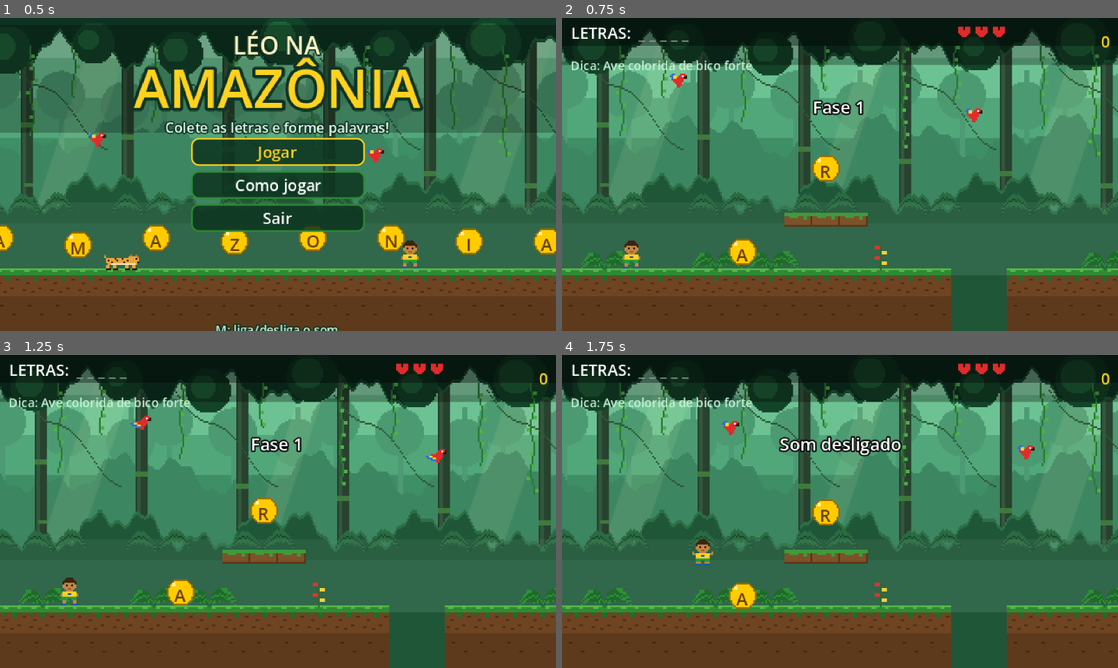
Above: before the commit, frames 1-4 (two rows, left to right).
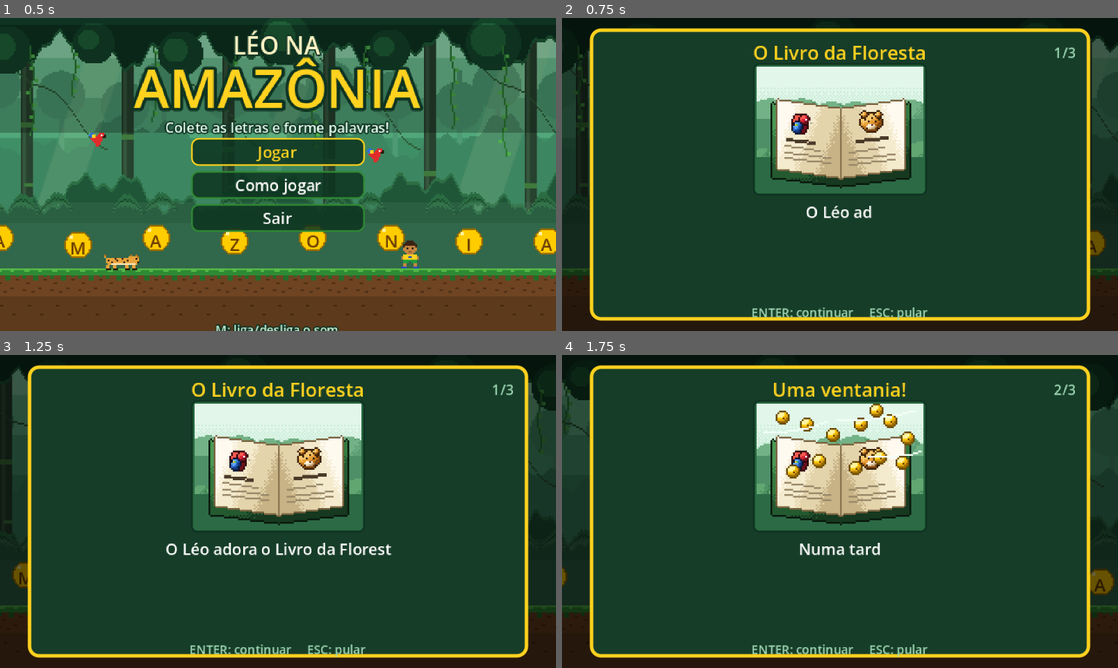
Above: after the commit, the same moments.

Repository: RicardoFissmer/leo-na-amazonia
Game: Godot game, scene res://scenes/main.tscn
The game is run twice, just before and just after one commit, with the same random seed, the same clock (stepped at 60 frames per second) and the same inputs.
Inputs (mouse positions are in pixels of both pictures, inside the frame that each line leads up to):
- Up to frame 1 (0.5 s): no input
- Up to frame 2 (0.75 s): click "Jogar" at 0.5 s
- Up to frame 3 (1.25 s): no input
- Up to frame 4 (1.75 s): tap Enter (confirmar) at 1.25, 1.35 s; move the mouse to (962, 495) at 1.27 s; hold Right (direita) from 1.28 s (still down); click (962, 495) at 1.42 s; tap Space (pular) at 1.52 s; tap M (som) at 1.55 s

Frame 1 is identical in both runs. In frame 2, 89% of the frame differs, in the area x 0-100%, y 2-100%; in frame 3, 89%; in frame 4, 89%.

Commit message:
v1.4: história do Livro da Floresta e tutorial na fase 1
Ajustes a partir da aula "PAC - Jogos: Quem vai querer jogar?":
- História: telas de abertura (o livro da vovó Lúcia perde as letras numa
  ventania) e de final (livro completo + pontuação). Texto aparece aos poucos,
  ENTER/clique avança, ESC pula.
- Tutorial na fase 1: uma dica por vez, no momento certo, que some quando o
  jogador faz a ação. Na parte do tutorial errar não tira vida e o Léo volta
  para logo antes do obstáculo.
- Mensagens ficam mais tempo na tela; o início da fase mostra a dica.
- README e GDD atualizados (sinopse, fluxo da primeira partida, versão 1.4).

Co-Authored-By: Claude Opus 5.5 <noreply@anthropic.com>

Diff:
--- /dev/null
+++ b/scripts/historia.gd
@@ -0,0 +1,152 @@
+extends CanvasLayer
+## Telas da história (começo e fim do jogo): uma imagem e um texto por página.
+## O texto aparece aos poucos; ENTER/ESPAÇO/clique mostra tudo ou passa para a próxima página.
+## ESC pula a história.
+
+const LETRAS_POR_SEGUNDO := 45.0
+
+var paginas: Array = []  # cada uma: {"titulo": ..., "imagem": caminho, "texto": ...}
+var atual := 0
+var ao_terminar: Callable
+var texto_ultima := "começar"  # o que o ENTER faz na última página
+var espera := 0.0
+var letras_visiveis := 0.0
+
+var titulo: Label
+var imagem: TextureRect
+var texto: Label
+var contador: Label
+var rodape: Label
+
+
+func _ready() -> void:
+	layer = 6
+	visible = false
+
+	var escuro := ColorRect.new()
+	escuro.color = Color(0, 0, 0, 0.6)
+	escuro.size = Vector2(320, 180)
+	escuro.gui_input.connect(_ao_clicar)
+	add_child(escuro)
+
+	var caixa := Panel.new()
+	caixa.position = Vector2(16, 6)
+	caixa.size = Vector2(288, 168)
+	caixa.mouse_filter = Control.MOUSE_FILTER_IGNORE
+	var estilo := StyleBoxFlat.new()
+	estilo.bg_color = Color("163d28")
+	estilo.border_color = Color("ffd21f")
+	estilo.set_border_width_all(2)
+	estilo.set_corner_radius_all(6)
+	caixa.add_theme_stylebox_override("panel", estilo)
+	add_child(caixa)
+
+	titulo = _label(caixa, Vector2(0, 3), Vector2(288, 15), 11, Color("ffd21f"))
+	titulo.horizontal_alignment = HORIZONTAL_ALIGNMENT_CENTER
+	contador = _label(caixa, Vector2(234, 3), Vector2(46, 15), 8, Color("9fd9b5"))
+	contador.horizontal_alignment = HORIZONTAL_ALIGNMENT_RIGHT
+
+	var moldura := Panel.new()
+	moldura.position = Vector2(94, 20)
+	moldura.size = Vector2(100, 76)
+	moldura.mouse_filter = Control.MOUSE_FILTER_IGNORE
+	var estilo_moldura := StyleBoxFlat.new()
+	estilo_moldura.bg_color = Color("2a6b41")
+	estilo_moldura.border_color = Color("0e3322")
+	estilo_moldura.set_border_width_all(1)
+	estilo_moldura.set_corner_radius_all(3)
+	moldura.add_theme_stylebox_override("panel", estilo_moldura)
+	caixa.add_child(moldura)
+	imagem = TextureRect.new()
+	imagem.position = Vector2(2, 2)
+	imagem.size = Vector2(96, 72)
+	moldura.add_child(imagem)
+
+	texto = _label(caixa, Vector2(12, 99), Vector2(264, 50), 9, Color.WHITE)
+	texto.autowrap_mode = TextServer.AUTOWRAP_WORD_SMART
+	texto.horizontal_alignment = HORIZONTAL_ALIGNMENT_CENTER
+	texto.vertical_alignment = VERTICAL_ALIGNMENT_TOP
+
+	rodape = _label(caixa, Vector2(0, 152), Vector2(288, 12), 7, Color("9fd9b5"))
+	rodape.horizontal_alignment = HORIZONTAL_ALIGNMENT_CENTER
+
+
+## Mostra as páginas e chama `fim` quando o jogador terminar (ou pular com ESC).
+func mostrar(lista: Array, fim: Callable, acao_final := "começar") -> void:
+	paginas = lista
+	ao_terminar = fim
+	texto_ultima = acao_final
+	atual = 0
+	visible = true
+	_mostrar_pagina()
+
+
+func fechar() -> void:
+	visible = false
+
+
+func _process(delta: float) -> void:
+	if not visible:
+		return
+	espera = maxf(espera - delta, 0.0)
+	if texto.visible_characters >= 0:
+		letras_visiveis += delta * LETRAS_POR_SEGUNDO
+		texto.visible_characters = int(letras_visiveis)
+		if texto.visible_characters >= texto.get_total_character_count():
+			texto.visible_characters = -1
+	if espera > 0.0:
+		return
+	if Input.is_action_just_pressed("voltar"):
+		_terminar()
+	elif Input.is_action_just_pressed("confirmar") or Input.is_action_just_pressed("pular"):
+		_avancar()
+
+
+func _ao_clicar(evento: InputEvent) -> void:
+	if evento is InputEventMouseButton and evento.pressed and espera <= 0.0:
+		_avancar()
+
+
+func _mostrar_pagina() -> void:
+	var p: Dictionary = paginas[atual]
+	titulo.text = p["titulo"]
+	imagem.texture = load(p["imagem"])
+	texto.text = p["texto"]
+	texto.visible_characters = 0
+	letras_visiveis = 0.0
+	contador.text = "%d/%d" % [atual + 1, paginas.size()]
+	var ultima := atual == paginas.size() - 1
+	rodape.text = ("ENTER: " + texto_ultima if ultima else "ENTER: continuar") + "     ESC: pular"
+	# evita que o ENTER que abriu a tela já passe a primeira página
+	espera = 0.4
+
+
+func _avancar() -> void:
+	# primeiro clique com o texto ainda aparecendo: mostra o texto inteiro
+	if texto.visible_characters >= 0:
+		texto.visible_characters = -1
+		espera = 0.15
+		return
+	atual += 1
+	if atual < paginas.size():
+		_mostrar_pagina()
+	else:
+		_terminar()
+
+
+func _terminar() -> void:
+	visible = false
+	if ao_terminar.is_valid():
+		ao_terminar.call()
+
+
+func _label(pai: Control, pos: Vector2, tam: Vector2, fonte: int, cor: Color) -> Label:
+	var l := Label.new()
+	l.position = pos
+	l.size = tam
+	l.vertical_alignment = VERTICAL_ALIGNMENT_CENTER
+	l.mouse_filter = Control.MOUSE_FILTER_IGNORE
+	l.add_theme_font_size_override("font_size", fonte)
+	l.add_theme_color_override("font_color", cor)
+	pai.add_child(l)
+	return l
--- a/scripts/hud.gd
+++ b/scripts/hud.gd
@@ -47,7 +47,7 @@
 	rotulo_pontos = _label(Vector2(262, 2), Vector2(54, 12), 9, Color("ffd21f"))
 	rotulo_pontos.horizontal_alignment = HORIZONTAL_ALIGNMENT_RIGHT
 
-	rotulo_msg = _label(Vector2(0, 40), Vector2(320, 16), 10, Color.WHITE)
+	rotulo_msg = _label(Vector2(0, 56), Vector2(320, 16), 10, Color.WHITE)
 	rotulo_msg.horizontal_alignment = HORIZONTAL_ALIGNMENT_CENTER
 	rotulo_msg.add_theme_constant_override("outline_size", 3)
 	rotulo_msg.add_theme_color_override("font_outline_color", Color.BLACK)
@@ -141,7 +141,7 @@
 	rotulo_pontos.text = str(pontos)
 
 
-func mensagem(texto: String, duracao := 1.5) -> void:
+func mensagem(texto: String, duracao := 2.5) -> void:
 	rotulo_msg.text = texto
 	rotulo_msg.visible = true
 	tempo_msg = duracao
--- a/scripts/main.gd
+++ b/scripts/main.gd
@@ -13,6 +13,8 @@
 const Titulo = preload("res://scripts/titulo.gd")
 const Montagem = preload("res://scripts/montagem.gd")
 const VerdadeiroFalso = preload("res://scripts/verdadeiro_falso.gd")
+const Historia = preload("res://scripts/historia.gd")
+const Tutorial = preload("res://scripts/tutorial.gd")
 
 const TILE := 16
 const ALTURA_TELA := 180
@@ -94,6 +96,23 @@
 		]},
 ]
 
+## História: o Livro da Floresta da vovó Lúcia perdeu as letras numa ventania,
+## e o Léo vai até a mata devolver o nome de cada animal.
+const HISTORIA_INICIO := [
+	{"titulo": "O Livro da Floresta", "imagem": "res://assets/historia/livro.png",
+		"texto": "O Léo adora o Livro da Floresta da vovó Lúcia. Cada página mostra um animal da Amazônia e o nome dele."},
+	{"titulo": "Uma ventania!", "imagem": "res://assets/historia/livro_vento.png",
+		"texto": "Numa tarde, uma ventania arrancou as letras do livro e espalhou tudo pela mata. Os animais ficaram sem nome!"},
+	{"titulo": "A missão do Léo", "imagem": "res://assets/historia/leo_missao.png",
+		"texto": "O Léo vai entrar na floresta para achar as letras e devolver o nome de cada animal. Cuidado com a onça, a cobra e a piranha!"},
+]
+const HISTORIA_FIM := [
+	{"titulo": "O livro está completo!", "imagem": "res://assets/historia/livro_completo.png",
+		"texto": "O Léo achou todas as letras! A arara, a onça, o boto, o tucano e a capivara têm o seu nome de volta."},
+	{"titulo": "Obrigada, Léo!", "imagem": "res://assets/historia/leo_missao.png",
+		"texto": "A vovó Lúcia ficou muito feliz. Agora todo mundo pode aprender sobre os animais da Amazônia.\nVocê fez %d pontos!"},
+]
+
 ## Legenda do mapa (cada caractere = 16x16 pixels):
 ##   #  chão          ~  água           =  plataforma de tronco
 ##   P  início do Léo O  onça           .  vazio
@@ -136,6 +155,9 @@
 var titulo: Titulo
 var montagem: Montagem
 var vf: VerdadeiroFalso
+var historia: Historia
+var tutorial: Tutorial
+var tutorial_concluido := false  # depois de passar pela parte do tutorial, ele não volta ao recomeçar a fase
 var camadas: Array[Parallax2D] = []
 var faixas_menu: Array[Sprite2D] = []
 var letras_menu: Array[Node2D] = []
@@ -169,6 +191,11 @@
 	vf.audio = audio
 	vf.concluido.connect(_ao_responder)
 	add_child(vf)
+	historia = Historia.new()
+	add_child(historia)
+	tutorial = Tutorial.new()
+	tutorial.audio = audio
+	add_child(tutorial)
 	mostrar_menu()
 	audio.tocar_musica()
 
@@ -179,8 +206,8 @@
 		if estado == "jogo":
 			hud.mensagem("Som desligado" if mudo else "Som ligado", 1.0)
 
-	if estado == "menu":
-		_animar_menu(delta)
+	if estado == "menu" or estado == "historia":
+		_animar_menu(delta)  # a história aparece por cima da animação do menu
 		return
 
 	espera_confirmar = maxf(espera_confirmar - delta, 0.0)
@@ -194,7 +221,7 @@
 			return
 		vf.fechar()
 		if nivel == PALAVRAS.size() - 1:
-			mostrar_menu()
+			_mostrar_final()
 		else:
 			carregar_nivel(nivel + 1)
 
@@ -250,6 +277,8 @@
 	respondendo = false
 	montagem.fechar()
 	vf.fechar()
+	tutorial.parar()
+	historia.fechar()
 	hud.esconder_painel()
 	hud.visible = false
 	_novo_mundo()
@@ -314,13 +343,28 @@
 func iniciar_jogo() -> void:
 	audio.tocar("comecar")
 	titulo.esconder()
+	estado = "historia"
+	historia.mostrar(HISTORIA_INICIO, _comecar_primeira_fase)
+
+
+func _comecar_primeira_fase() -> void:
 	for c in camadas:
 		c.autoscroll = Vector2.ZERO
 		c.scroll_offset = Vector2.ZERO
 	estado = "jogo"
 	hud.visible = true
 	pontos = 0
+	tutorial_concluido = false
 	carregar_nivel(0)
+
+
+func _mostrar_final() -> void:
+	var paginas := HISTORIA_FIM.duplicate(true)
+	paginas[-1]["texto"] = paginas[-1]["texto"] % pontos
+	mostrar_menu()
+	estado = "historia"
+	titulo.esconder()
+	historia.mostrar(paginas, mostrar_menu, "voltar ao menu")
 
 
 # ---------------------------------------------------------------- fase
@@ -423,7 +467,14 @@
 	jogador.caiu.connect(_ao_cair)
 	jogador.machucado.connect(_ao_machucar)
 	jogador.pulou.connect(audio.tocar.bind("pulo"))
+	jogador.pulou.connect(tutorial.ao_pular)
 	mundo.add_child(jogador)
+
+	# a fase 1 ensina a jogar (até a pessoa passar pela parte do tutorial)
+	if nivel == 0 and not tutorial_concluido:
+		tutorial.iniciar(jogador, inicio)
+	else:
+		tutorial.parar()
 
 	var cam := Camera2D.new()
 	cam.limit_left = 0
@@ -436,7 +487,7 @@
 	cam.make_current()
 
 	_atualizar_hud()
-	hud.mensagem("Fase %d" % (nivel + 1), 2.0)
+	hud.mensagem("Fase %d: %s" % [nivel + 1, PALAVRAS[nivel]["dica"]], 3.5)
 
 
 func _novo_mundo() -> void:
@@ -547,19 +598,22 @@
 		coletadas.append(letra)
 		pontos += 10
 		audio.tocar("letra")
-		hud.mensagem("+10  Letra %s!" % letra, 1.0)
+		hud.mensagem("+10  Letra %s!" % letra, 1.5)
+		tutorial.ao_coletar(true)
 		if faltando.is_empty():
 			_abrir_montagem()
 	else:
 		pontos = maxi(0, pontos - 5)
 		audio.tocar("erro")
-		hud.mensagem("Ops! %s não faz parte da palavra" % letra)
+		hud.mensagem("Ops! A letra %s não está na palavra." % letra, 3.0)
+		tutorial.ao_coletar(false)
 	_atualizar_hud()
 
 
 func _abrir_montagem() -> void:
 	montando = true
 	jogador.travado = true
+	tutorial.esconder()
 	var rng := RandomNumberGenerator.new()
 	rng.randomize()
 	# se por acaso o Léo pegou na ordem certa, embaralha de novo
@@ -653,6 +707,14 @@
 func _perder_vida(texto: String, voltar_ao_inicio := false) -> void:
 	if fim_de_fase or montando or respondendo or estado != "jogo":
 		return
+	# no tutorial da fase 1, errar não tira vida: o Léo volta para logo antes do obstáculo
+	if tutorial.protege(jogador.global_position.x):
+		hud.mensagem("Tudo bem! Tente de novo." if voltar_ao_inicio else texto, 2.0)
+		if voltar_ao_inicio:
+			jogador.reaparecer(tutorial.ponto_seguro)
+		return
+	if tutorial.ativo:
+		tutorial_concluido = true
 	vidas -= 1
 	if vidas <= 0:
 		carregar_nivel(nivel)
--- a/scripts/montagem.gd
+++ b/scripts/montagem.gd
@@ -231,7 +231,7 @@
 func _sucesso() -> void:
 	if audio:
 		audio.tocar("vitoria")
-	titulo.text = "Muito bem!"
+	titulo.text = "Muito bem! O nome voltou para o livro!"
 	texto.text = fato
 	linha_pecas.visible = false
 	rodape.text = rodape_final
--- /dev/null
+++ b/scripts/tutorial.gd
@@ -0,0 +1,163 @@
+extends CanvasLayer
+## Tutorial da fase 1: dicas que aparecem na hora certa, uma de cada vez,
+## e somem quando o jogador faz o que a dica pede.
+## Enquanto o Léo está na parte do tutorial, errar não tira vida (tentativa segura):
+## ele volta para um ponto logo antes do obstáculo.
+
+const TILE := 16
+const CHAO_Y := 136.0      # y do Léo em pé no chão
+const FIM_DA_ZONA := 38    # coluna do mapa onde termina a parte protegida
+
+## Cada passo aparece quando o Léo chega na coluna "de" e some quando a condição "ate" acontece:
+##   andou  = andou um pouco          letra = pegou uma letra certa (ou passou da coluna "x")
+##   pulou  = pulou                   passou = passou da coluna "x"
+##   tempo  = some depois de "seg" segundos
+## [c]...[/c] destaca a palavra em amarelo.
+const PASSOS := [
+	{"de": 0, "ate": "andou",
+		"texto": "Use as [c]SETAS[/c] ou as teclas [c]A[/c] e [c]D[/c] para andar."},
+	{"de": 3, "ate": "letra", "x": 9,
+		"texto": "Pegue a [c]moeda com letra[/c]! As letras formam o nome do animal da [c]dica[/c]."},
+	{"de": 0, "ate": "tempo", "seg": 3.5,
+		"texto": "Muito bem! As letras que você pega aparecem lá no alto da tela."},
+	{"de": 6, "ate": "pulou",
+		"texto": "Aperte [c]ESPAÇO[/c] para pular. Segure para pular mais alto!"},
+	{"de": 11, "ate": "passou", "x": 17,
+		"texto": "Um buraco! Chegue perto da beirada e pule por cima."},
+	{"de": 17, "ate": "passou", "x": 28,
+		"texto": "Uma [c]onça[/c]! Pule por cima dela ou espere ela se afastar."},
+	{"de": 26, "ate": "passou", "x": 32,
+		"texto": "[c]Bolhas[/c] no rio? A piranha vai pular! Espere ela mergulhar e pule."},
+	{"de": 32, "ate": "passou", "x": 38,
+		"texto": "A [c]cobra[/c] treme antes de descer. Passe quando ela subir!"},
+	{"de": 38, "ate": "tempo", "seg": 4.0,
+		"texto": "Agora é com você! Encontre todas as letras da palavra."},
+]
+
+var audio  # referência ao nó de áudio (definida pelo main.gd)
+
+var ativo := false
+var jogador: Node2D
+var passo := 0
+var mostrando := false
+var tempo := 0.0
+var inicio_x := 0.0
+var pulou := false
+var pegou_letra := false
+var ponto_seguro := Vector2.ZERO
+
+var painel: Panel
+var rotulo: RichTextLabel
+
+
+func _ready() -> void:
+	layer = 4
+	painel = Panel.new()
+	painel.position = Vector2(8, 29)
+	painel.size = Vector2(304, 24)
+	painel.mouse_filter = Control.MOUSE_FILTER_IGNORE
+	var estilo := StyleBoxFlat.new()
+	estilo.bg_color = Color(0.03, 0.15, 0.08, 0.92)
+	estilo.border_color = Color("ffd21f")
+	estilo.set_border_width_all(1)
+	estilo.set_corner_radius_all(4)
+	painel.add_theme_stylebox_override("panel", estilo)
+	add_child(painel)
+
+	rotulo = RichTextLabel.new()
+	rotulo.bbcode_enabled = true
+	rotulo.scroll_active = false
+	rotulo.position = Vector2(4, 2)
+	rotulo.size = Vector2(296, 20)
+	rotulo.mouse_filter = Control.MOUSE_FILTER_IGNORE
+	rotulo.add_theme_font_size_override("normal_font_size", 8)
+	painel.add_child(rotulo)
+	painel.visible = false
+
+
+## Começa o tutorial do zero com o Léo recém-criado.
+func iniciar(novo_jogador: Node2D, inicio: Vector2) -> void:
+	jogador = novo_jogador
+	ativo = true
+	passo = 0
+	mostrando = false
+	ponto_seguro = inicio
+	inicio_x = inicio.x
+	painel.visible = false
+
+
+func parar() -> void:
+	ativo = false
+	painel.visible = false
+
+
+func esconder() -> void:
+	painel.visible = false
+
+
+## True quando um erro nesse ponto do mapa não deve tirar vida.
+func protege(x: float) -> bool:
+	return ativo and x < FIM_DA_ZONA * TILE
+
+
+func ao_pular() -> void:
+	pulou = true
+
+
+func ao_coletar(certa: bool) -> void:
+	if certa:
+		pegou_letra = true
+
+
+func _process(delta: float) -> void:
+	if not ativo or not is_instance_valid(jogador) or passo >= PASSOS.size():
+		return
+	var p: Dictionary = PASSOS[passo]
+	var coluna := jogador.global_position.x / TILE
+	if not mostrando:
+		if coluna >= p["de"]:
+			_mostrar(p)
+		return
+
+	tempo += delta
+	# a borda pisca devagar para chamar a atenção
+	var estilo: StyleBoxFlat = painel.get_theme_stylebox("panel")
+	estilo.border_color = Color("ffd21f").lerp(Color("fff7c0"), (sin(tempo * 5.0) + 1.0) / 2.0)
+	if _cumpriu(p, coluna):
+		_concluir()
+
+
+func _mostrar(p: Dictionary) -> void:
+	mostrando = true
+	tempo = 0.0
+	pulou = false
+	pegou_letra = false
+	if p["de"] > 0:
+		ponto_seguro = Vector2(p["de"] * TILE + 8, CHAO_Y)
+	var texto: String = p["texto"]
+	rotulo.text = "[center]%s[/center]" % texto.replace("[c]", "[color=#ffd21f]").replace("[/c]", "[/color]")
+	painel.visible = true
+
+
+func _cumpriu(p: Dictionary, coluna: float) -> bool:
+	match p["ate"]:
+		"andou":
+			return absf(jogador.global_position.x - inicio_x) > 20.0
+		"letra":
+			return pegou_letra or coluna >= p["x"]
+		"pulou":
+			return pulou
+		"passou":
+			return coluna >= p["x"]
+		"tempo":
+			return tempo >= p["seg"]
+	return false
+
+
+func _concluir() -> void:
+	var era_tempo: bool = PASSOS[passo]["ate"] == "tempo"
+	if audio and not era_tempo:
+		audio.tocar("menu")
+	passo += 1
+	mostrando = false
+	painel.visible = false
Binary file added: assets/historia/leo_missao.png
Not shown, added: assets/historia/leo_missao.png.import
Binary file added: assets/historia/livro.png
Not shown, added: assets/historia/livro.png.import
Binary file added: assets/historia/livro_completo.png
Not shown, added: assets/historia/livro_completo.png.import
Binary file added: assets/historia/livro_vento.png
Not shown, added: assets/historia/livro_vento.png.import
Not shown, added: scripts/historia.gd.uid
Not shown, added: scripts/tutorial.gd.uid
Binary file added: tools/preview/historia.png
Not shown, changed: docs/GDD.md
